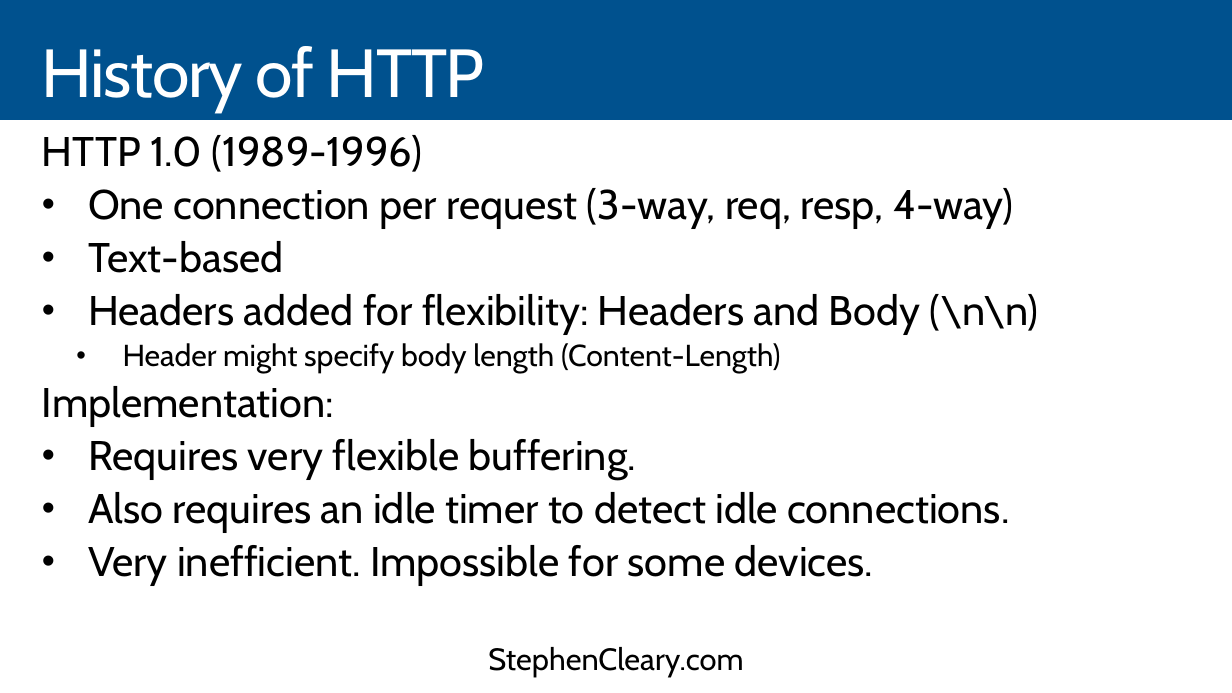
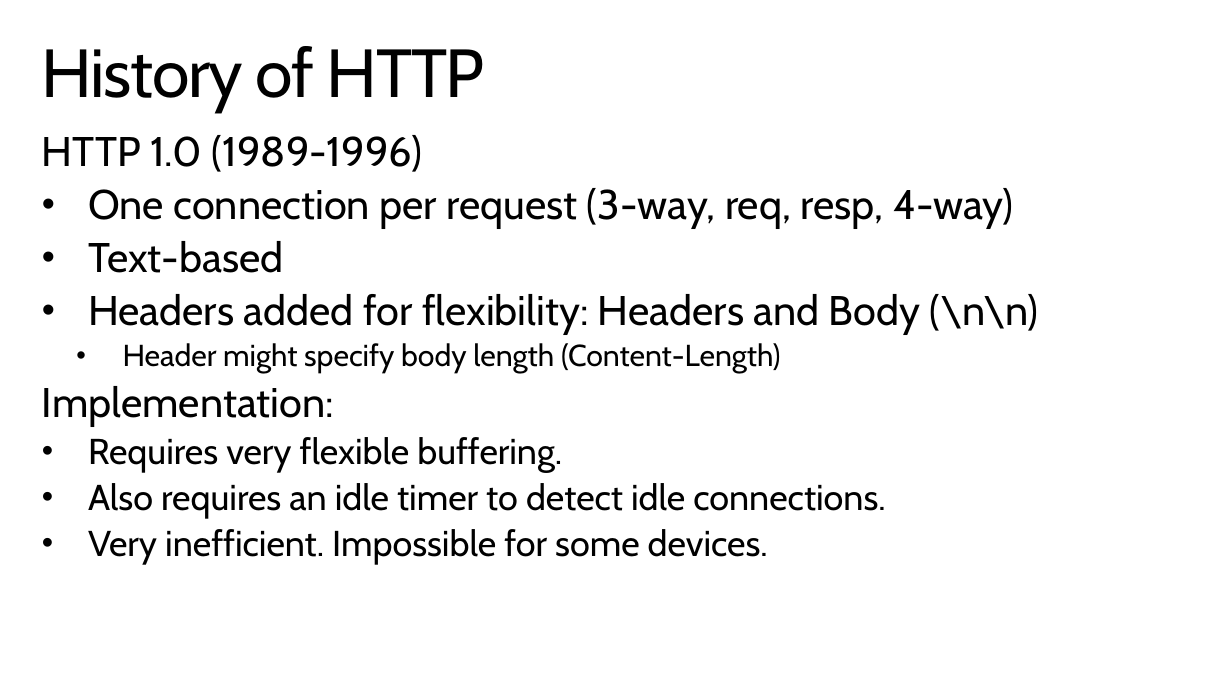
Before and after one commit to StephenCleary/Presentations, a slide deck: slide 32 of Designing Application Protocols for TCPIP/Protocol Design.pptx (slide 31 before the commit). Drawn at 1232x693 pixels with LibreOffice and Linux fonts; fonts in the diff are those of the drawing; background and template pictures are left out. Boxes give left, top, right and bottom in pixels: in the first picture for what was removed or moved away, otherwise in the second. Text is boxed around its words. In the diff, an @@ line names an element or a change of style, - is before the commit and + after.

```diff
--- a/Designing Application Protocols for TCPIP/Protocol Design.pptx
+++ b/Designing Application Protocols for TCPIP/Protocol Design.pptx
@@ background #00518E to picture (left out) @@
@@ title "History of HTTP" at box(42, 46, 485, 113): text colour #FFFFFF to #000000 @@
@@ rectangle removed at box(0, 120, 1232, 693) @@
@@ text at box(88, 437, 885, 565): size 32.4 to 28 pt in "Requires very flexible buffering.", "Also requires an idle timer to detect ...", "Very inefficient. Impossible for some devices." @@
@@ text removed at box(0, 629, 1232, 693) @@
-StephenCleary.com
```
Also in this commit, not shown: 44 other slides changed, 2 slides added, 1 slide removed, 15 other files.
